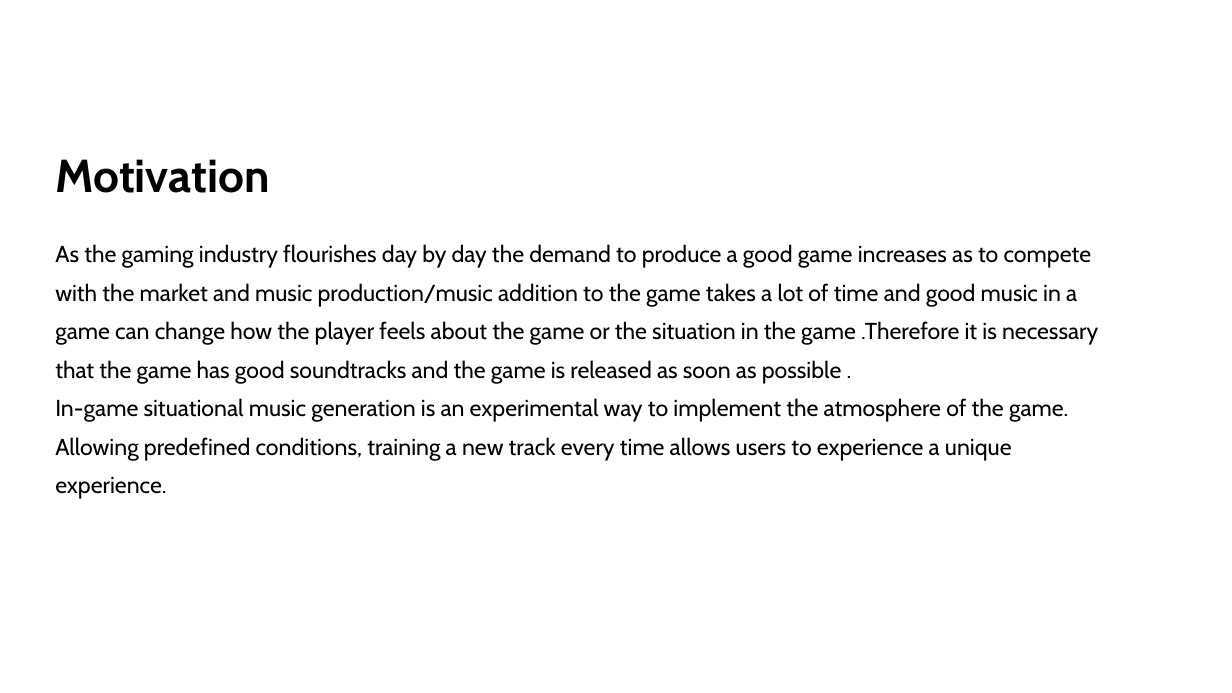
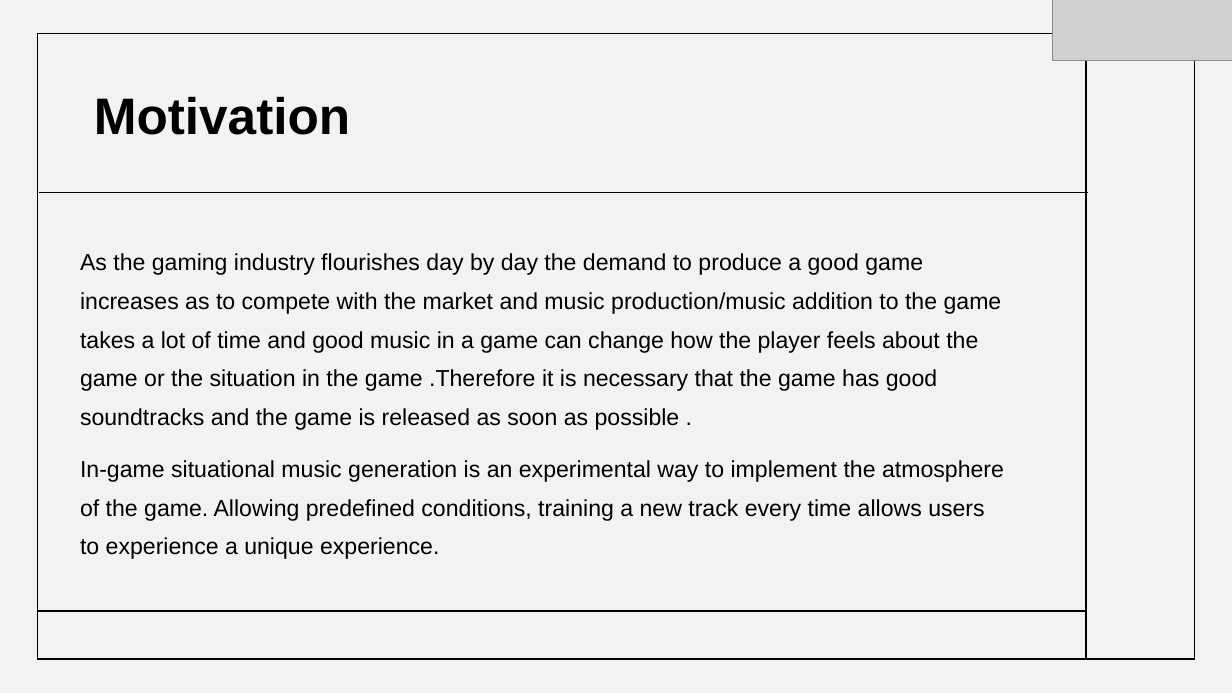
Before and after one commit to 2010030151-satya/Music-generation, a slide deck: slide 5 of presentations/aids_review1.pptx. Drawn at 1232x693 pixels with LibreOffice and Linux fonts; fonts in the diff are those of the drawing; grey boxes stand for pictures. Boxes give left, top, right and bottom in pixels: in the first picture for what was removed or moved away, otherwise in the second. Text is boxed around its words. In the diff, an @@ line names an element or a change of style, - is before the commit and + after.

```diff
--- a/presentations/aids_review1.pptx
+++ b/presentations/aids_review1.pptx
@@ rectangle added at [0, 0, 1232, 693], fill #000000 at 5% opacity @@
@@ picture added at [1053, 0, 1232, 60] @@
@@ rectangle added at [37, 34, 1195, 660], outline #000000 1 pt @@
@@ title "Motivation": place and size @@
-title "Motivation" at [55, 159, 269, 193]
+title "Motivation" at [94, 96, 350, 135]
@@ title "Motivation" at [94, 96, 350, 135]: size 36 to 40 pt, font Cabin to Arial; line spacing 46pt to 0.9 @@
@@ line added from (1086, 34) to (1086, 659), #000000 1 pt @@
@@ line added from (39, 192) to (1088, 192), #000000 1 pt @@
@@ text "As the gaming industry flourishes ...": place and size @@
-text "As the gaming industry flourishes ..." at [55, 244, 1098, 499]
+text "As the gaming industry flourishes ..." at [80, 253, 1004, 559]
@@ text "As the gaming industry flourishes ..." at [80, 253, 1004, 559]: font Cabin to Arial; line spacing 30pt to 1.4; more space between paragraphs @@
@@ line added from (38, 611) to (1086, 611), #000000 1 pt @@
```
Also in this commit, not shown: 13 other slides changed, 1 slide added, 2 other files.
